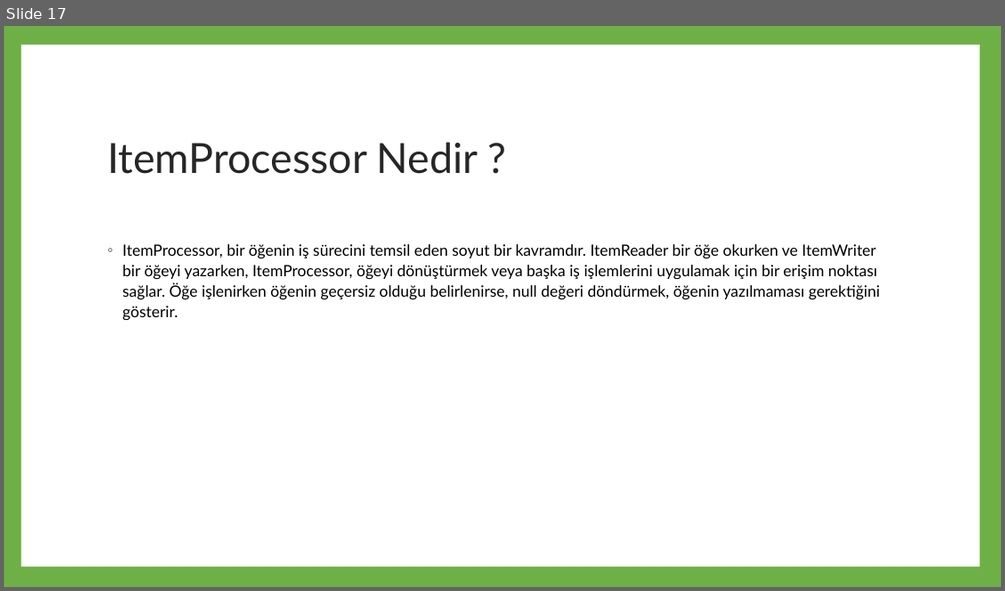
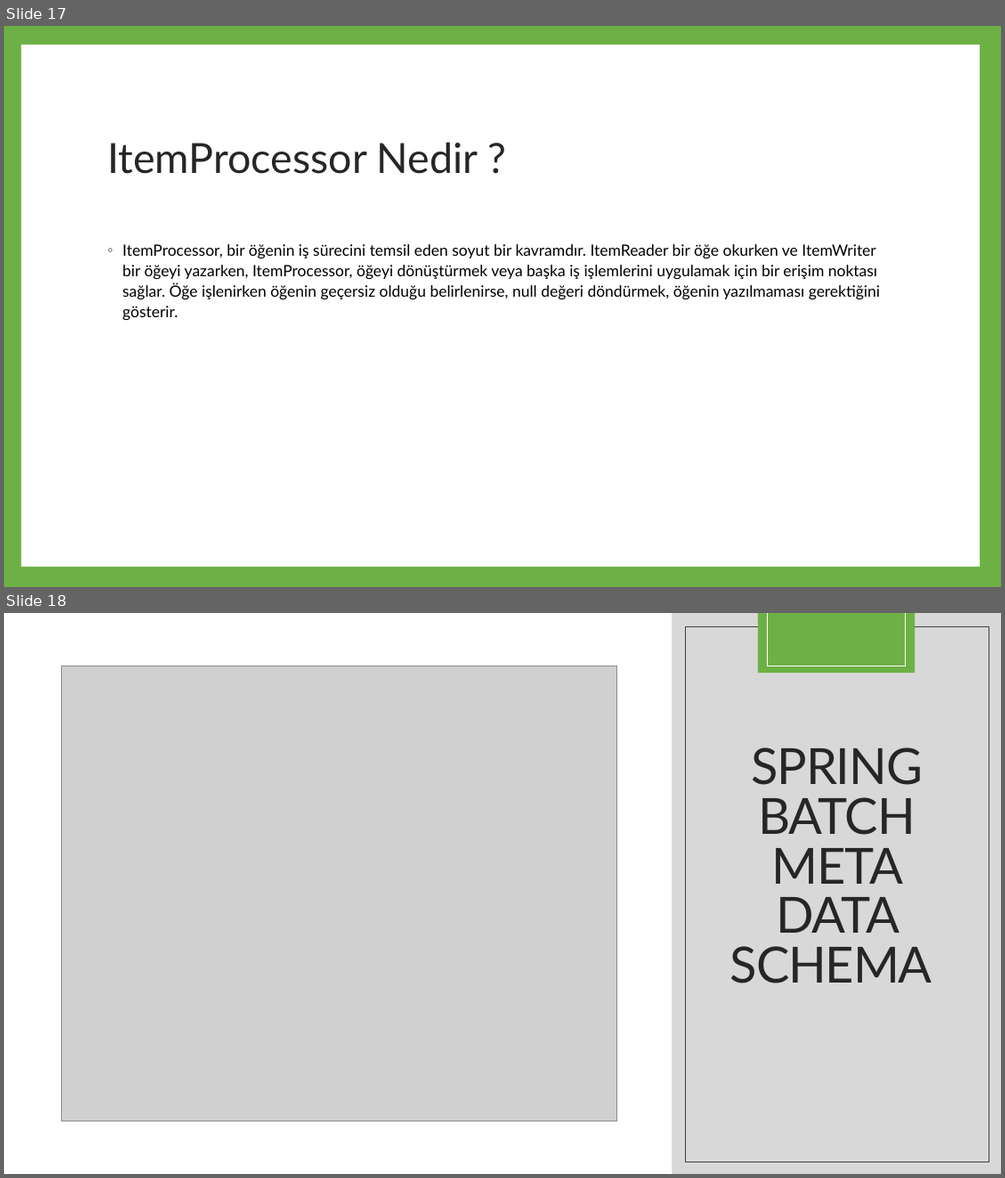
Before and after one commit to yusufemirhanarslan/PythonExercise, a slide deck: SpringBatch.pptx. Shown one above the other, each under a label of ours: slide 17 before the commit, slides 17 and 18 after it. The pictures are 1005x591 and 1005x1178 pixels, drawn with LibreOffice and Linux fonts; fonts in the diff are those of the drawing; grey boxes stand for pictures. Boxes give left, top, right and bottom in pixels: in the first picture for what was removed or moved away, otherwise in the second. Text is boxed around its words. In the diff, an @@ line names an element or a change of style, - is before the commit and + after.

```diff
--- a/SpringBatch.pptx
+++ b/SpringBatch.pptx
@@ slide 18 added at [4,613,1001,1174], background #FFFFFF @@
@@ rectangle added at [4,613,1001,1174], fill #FFFFFF @@
@@ rectangle added at [4,613,1001,1174], fill #BFBFBF at 60% opacity @@
@@ rectangle added at [4,613,672,1174], fill #FFFFFF @@
@@ rectangle added at [685,626,989,1161], outline #404040 0.5 pt @@
@@ rectangle added at [758,613,914,673], fill #6DB146 @@
@@ line added from (768, 613) to (768, 666), #FFFFFF 0.5 pt @@
@@ line added from (906, 613) to (906, 666), #FFFFFF 0.5 pt @@
@@ line added from (768, 666) to (906, 666), #FFFFFF 0.5 pt @@
@@ picture added at [61,666,617,1121] @@
@@ rectangle added at [111,717,894,1070], fill #FFFFFF @@
@@ title added at [730,747,932,983], 48 pt, text #262626 @@
+SPRING BATCH META DATA SCHEMA
```
Also in this commit, not shown: 10 slides changed, 2 other slides added, 2 slides removed.
